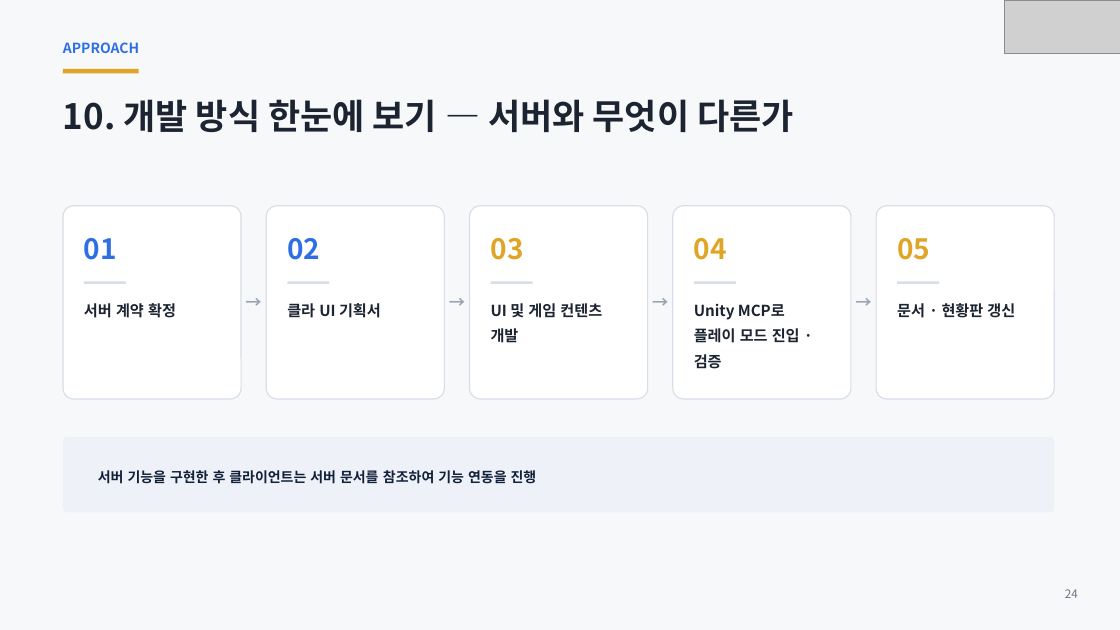
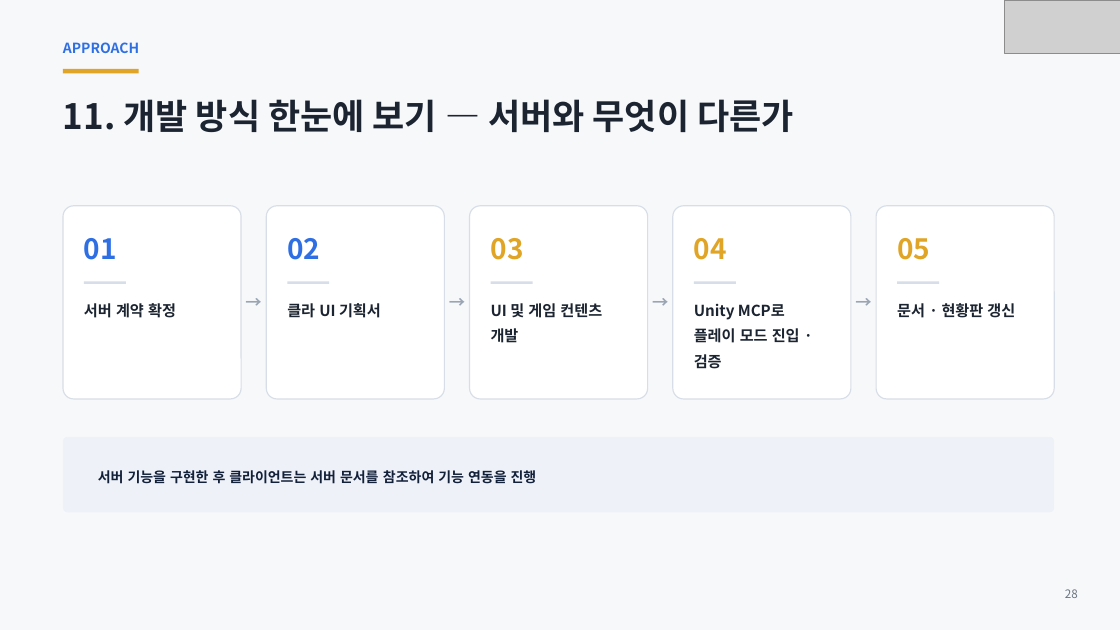
Before and after one commit to ks-wook/com2us-taskbar-hero, a slide deck: slide 28 of docs/com2us-taskbar-hero-발표자료.pptx (slide 24 before the commit). Drawn at 1120x630 pixels with LibreOffice and Linux fonts; fonts in the diff are those of the drawing; grey boxes stand for pictures. Boxes give left, top, right and bottom in pixels: in the first picture for what was removed or moved away, otherwise in the second. Text is boxed around its words. In the diff, an @@ line names an element or a change of style, - is before the commit and + after.

```diff
--- a/docs/com2us-taskbar-hero-발표자료.pptx
+++ b/docs/com2us-taskbar-hero-발표자료.pptx
@@ text at [63,99,794,132]: text changed @@
-10. 개발 방식 한눈에 보기 — 서버와 무엇이 다른가
+11. 개발 방식 한눈에 보기 — 서버와 무엇이 다른가
@@ text at [1065,589,1078,598]: text changed @@
-24
+28
```
Also in this commit, not shown: 29 other slides changed, 4 slides added, 9 other files.
